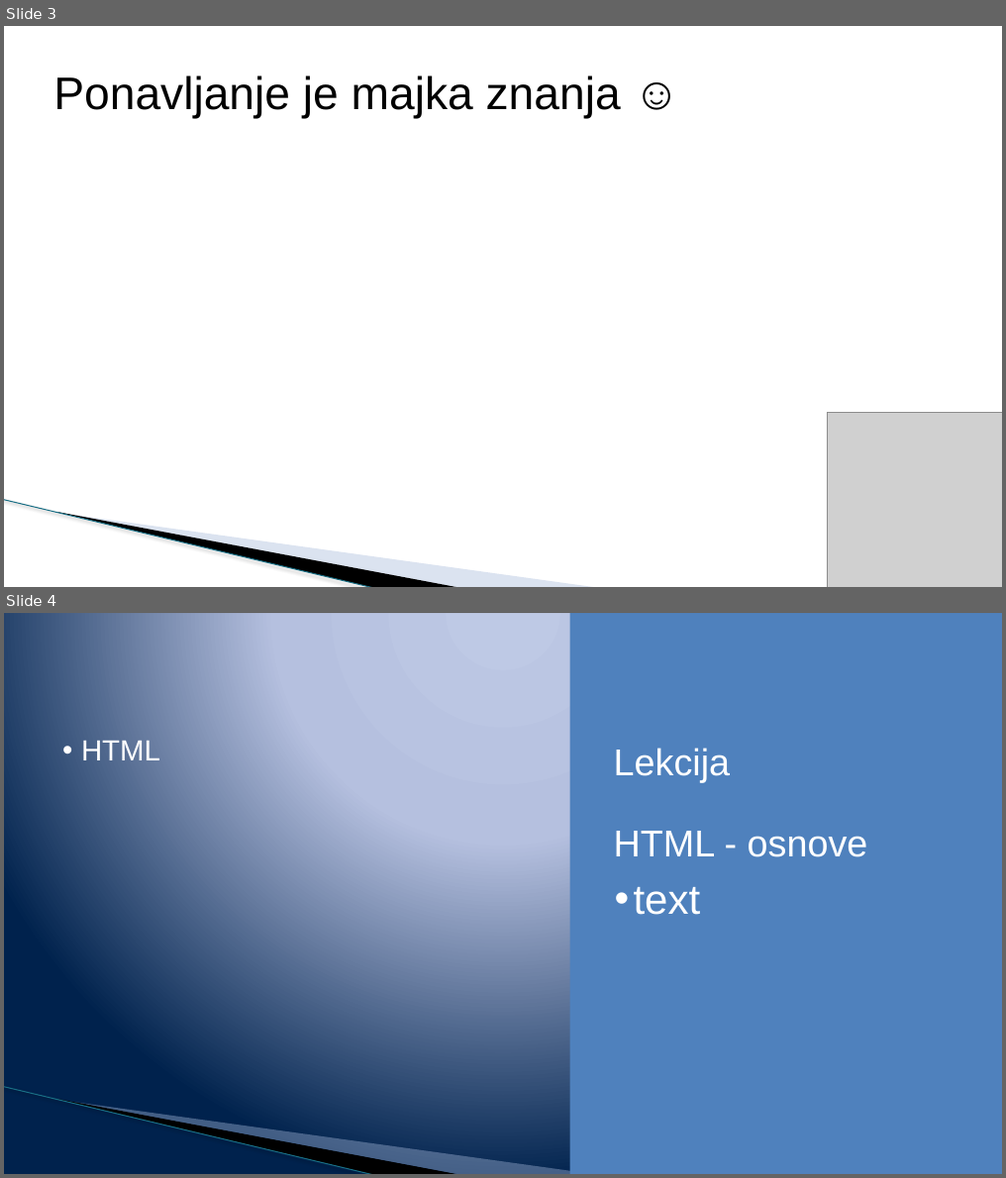
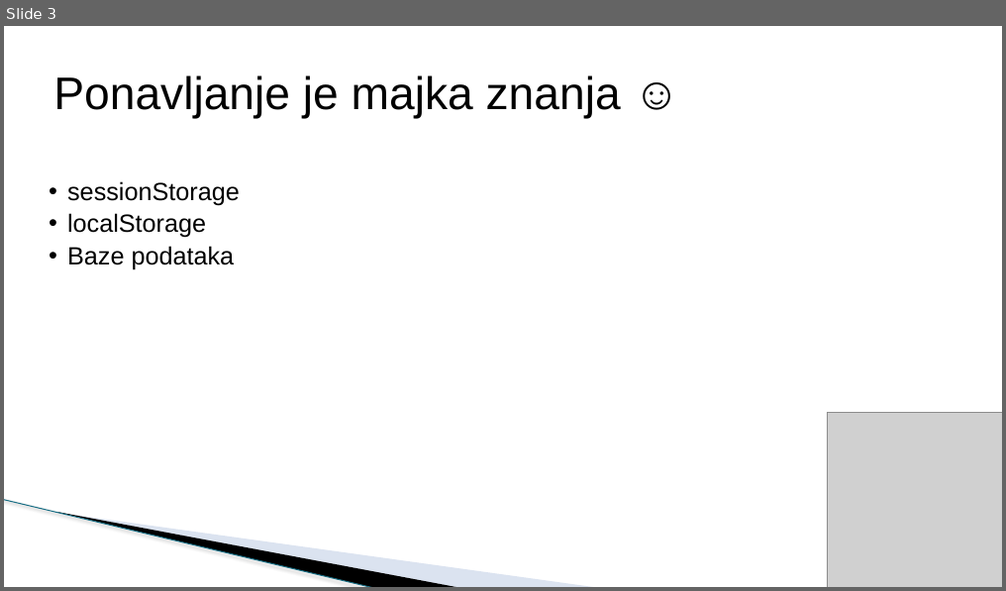
Before and after one commit to todalexcode/kurs-front-end, a slide deck: sesija-36/PPT/Front-End Developer-36.pptx. Shown one above the other, each under a label of ours: slides 3 and 4 before the commit, slide 3 after it. The pictures are 1006x1178 and 1006x591 pixels, drawn with LibreOffice and Linux fonts; fonts in the diff are those of the drawing; grey boxes stand for pictures; background and template pictures are left out. Boxes give left, top, right and bottom in pixels: in the first picture for what was removed or moved away, otherwise in the second. Text is boxed around its words. In the diff, an @@ line names an element or a change of style, - is before the commit and + after.

```diff
--- a/sesija-36/PPT/Front-End Developer-36.pptx
+++ b/sesija-36/PPT/Front-End Developer-36.pptx
@@ slide 4 removed at (4, 613, 1002, 1174), background gradient #BFC9E5 to #B5C0E0 to #00234D; not listed: 3 template elements that a slide beside it also shows @@
@@ rectangle removed at (570, 613, 1002, 1174) @@
@@ text removed at (81, 740, 160, 761) @@
-• HTML
@@ text removed at (614, 748, 868, 858) @@
-Lekcija
-HTML - osnove
@@ text removed at (634, 887, 701, 915) @@
-• text
@@ slide 3 changed as well @@
@@ text added at (67, 181, 240, 271), 24 pt, text #000000 @@
+  • sessionStorage
+  • localStorage
+  • Baze podataka
```
Also in this commit, not shown: 2 other slides changed, 11 slides added, 1 other file.
